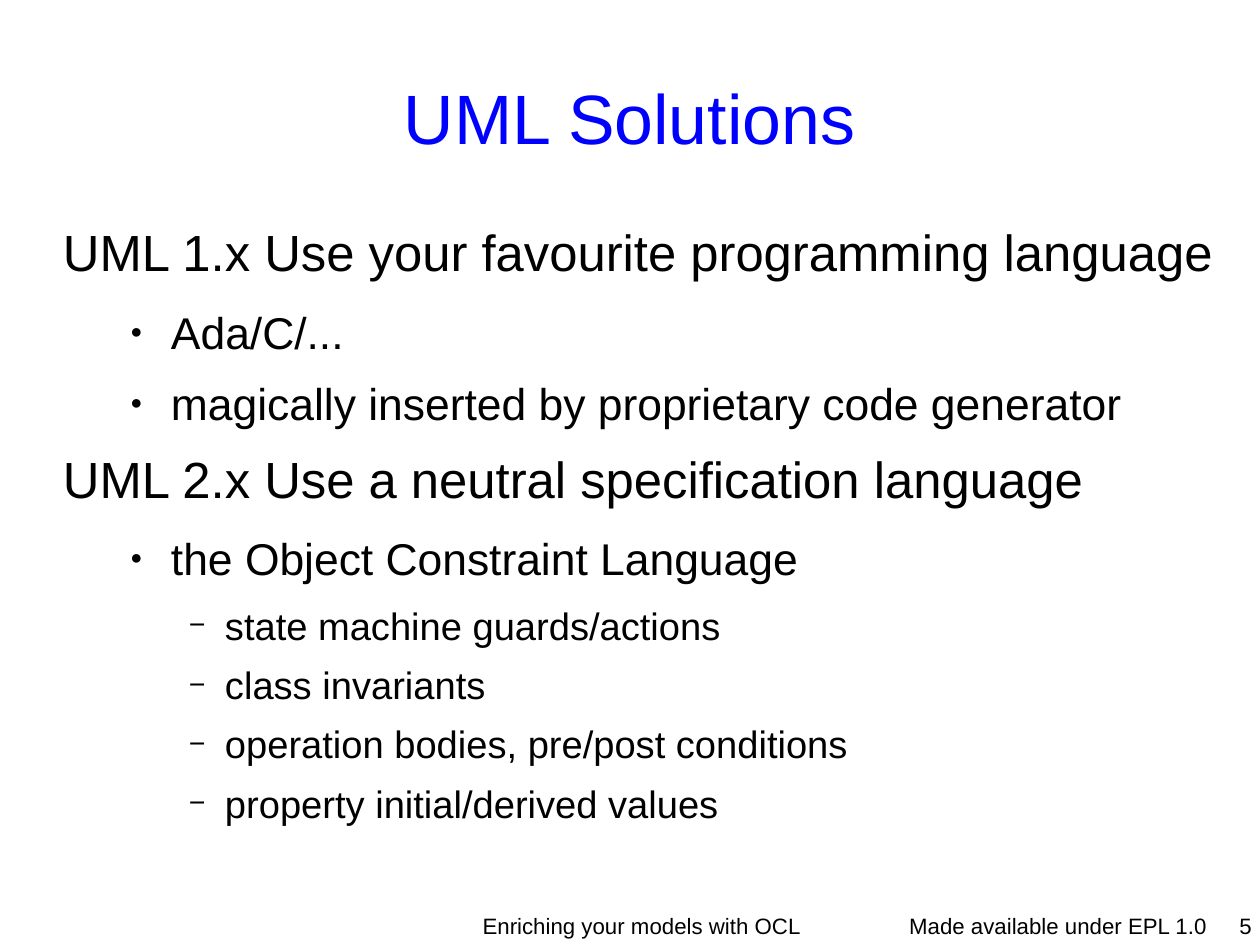
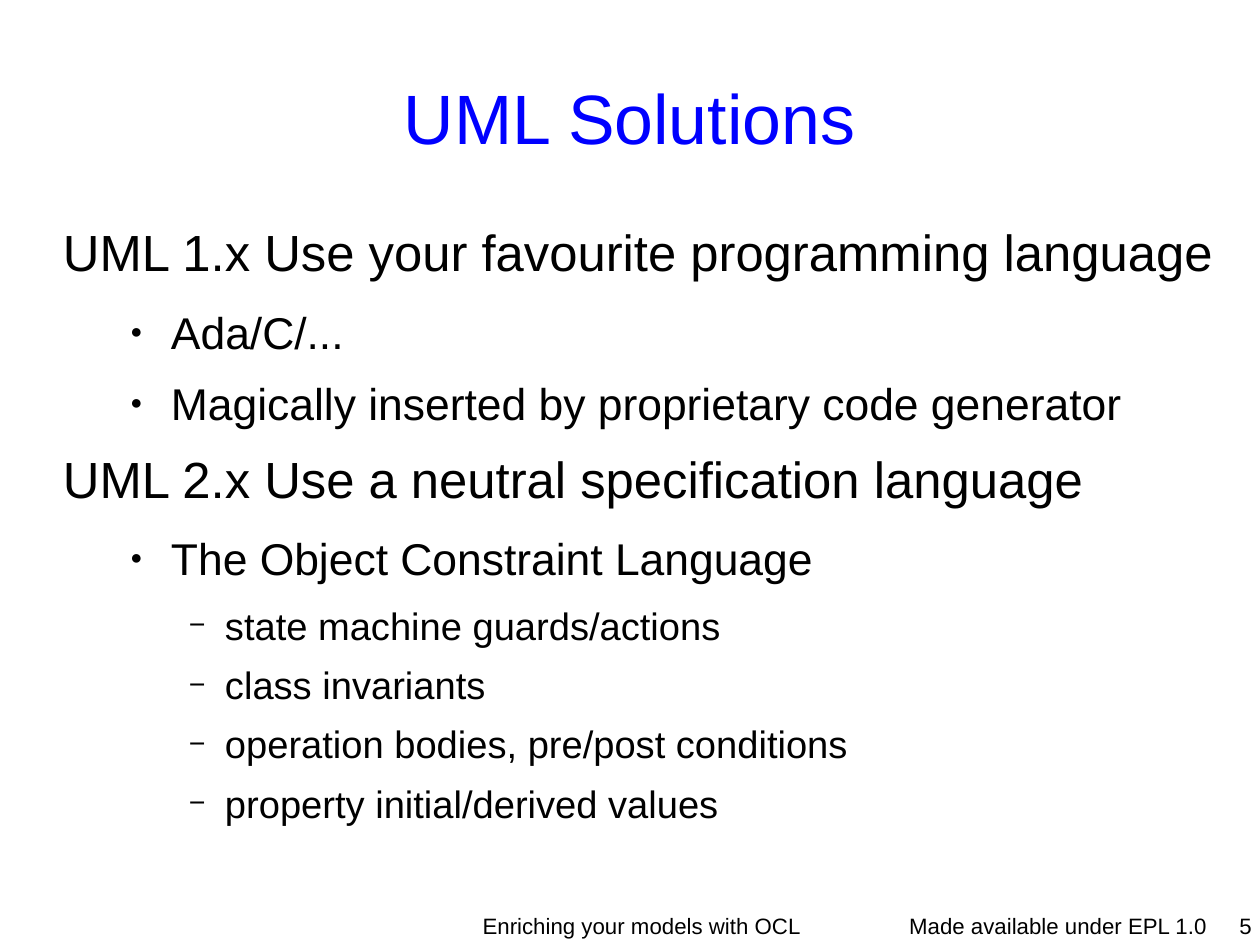
Before and after one commit to eclipse-ocl/ocl-website, a slide deck: slide 5 of ocl/docs/publications/ESE2010LongTalk/EnrichingWithOCL.odp. Drawn at 1260x945 pixels with LibreOffice and Linux fonts; fonts in the diff are those of the drawing; background and template pictures are left out. Boxes give left, top, right and bottom in pixels: in the first picture for what was removed or moved away, otherwise in the second. Text is boxed around its words. In the diff, an @@ line names an element or a change of style, - is before the commit and + after.

```diff
--- a/ocl/docs/publications/ESE2010LongTalk/EnrichingWithOCL.odp
+++ b/ocl/docs/publications/ESE2010LongTalk/EnrichingWithOCL.odp
@@ text at bbox=[171, 387, 1121, 429]: text changed @@
-  ● magically inserted by proprietary code generator
+  ● Magically inserted by proprietary code generator
@@ text at bbox=[171, 542, 813, 584]: text changed @@
-  ● the Object Constraint Language
+  ● The Object Constraint Language
```
Also in this commit, not shown: 17 other slides changed, 3 slides added.
